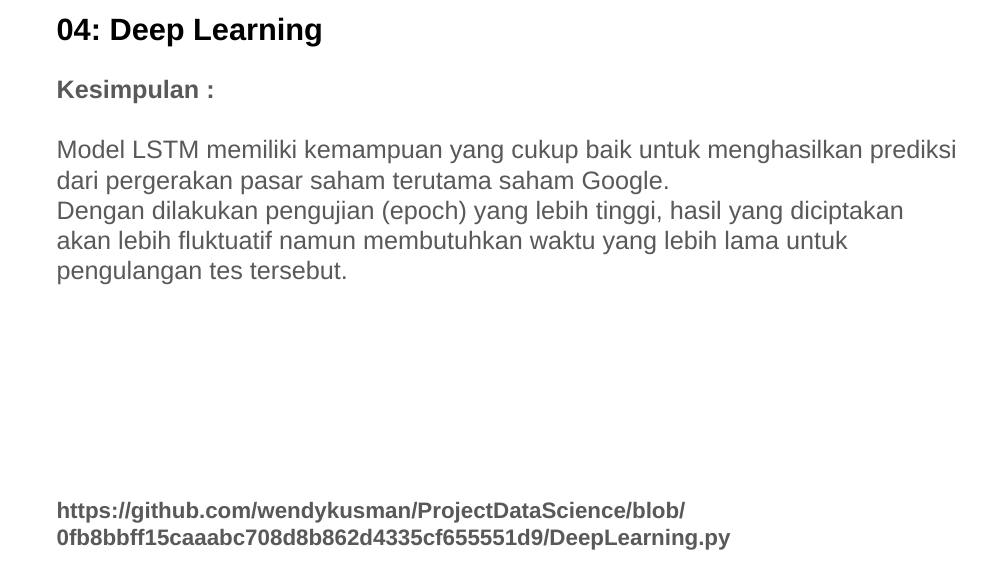
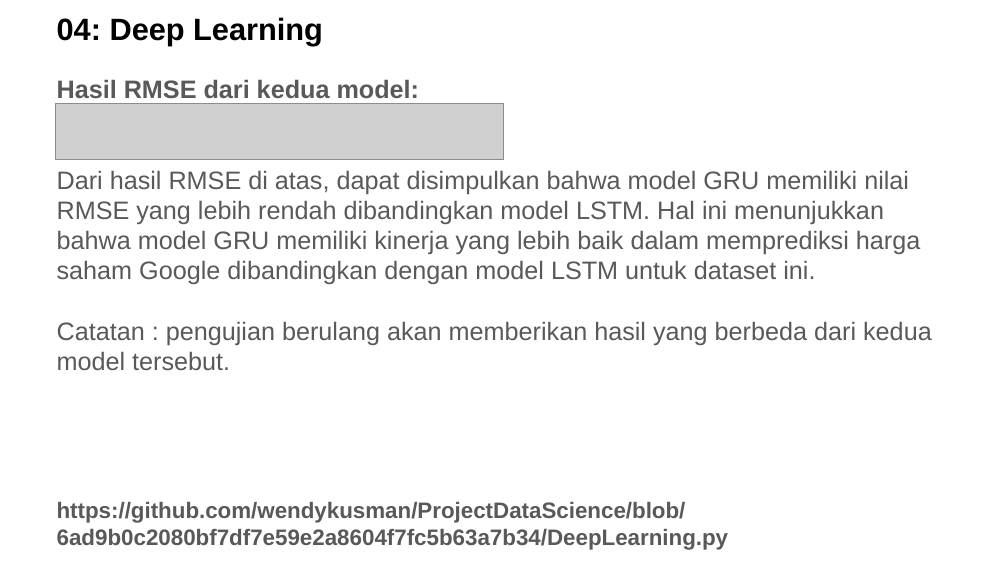
Before and after one commit to wendykusman/ProjectDataScience, a slide deck: slide 47 of DataScienceProject -Wendy Kusman.pptx (slide 42 before the commit). Drawn at 1008x567 pixels with LibreOffice and Linux fonts; fonts in the diff are those of the drawing; grey boxes stand for pictures; background and template pictures are left out. Boxes give left, top, right and bottom in pixels: in the first picture for what was removed or moved away, otherwise in the second. Text is boxed around its words. In the diff, an @@ line names an element or a change of style, - is before the commit and + after.

```diff
--- a/DataScienceProject -Wendy Kusman.pptx
+++ b/DataScienceProject -Wendy Kusman.pptx
@@ text at [57,79,932,550]: text changed @@
-Kesimpulan :
-Model LSTM memiliki kemampuan yang cukup baik untuk menghasilkan prediksi dari pergerakan pasar saham terutama saham Google.
-Dengan dilakukan pengujian (epoch) yang lebih tinggi, hasil yang diciptakan akan lebih fluktuatif namun membutuhkan waktu yang lebih lama untuk pengulangan tes tersebut.
-https://github.com/wendykusman/ProjectDataScience/blob/0fb8bbff15caaabc708d8b862d4335cf655551d9/DeepLearning.py
+Hasil RMSE dari kedua model:
+Dari hasil RMSE di atas, dapat disimpulkan bahwa model GRU memiliki nilai RMSE yang lebih rendah dibandingkan model LSTM. Hal ini menunjukkan bahwa model GRU memiliki kinerja yang lebih baik dalam memprediksi harga saham Google dibandingkan dengan model LSTM untuk dataset ini.
+Catatan : pengujian berulang akan memberikan hasil yang berbeda dari kedua model tersebut.
+https://github.com/wendykusman/ProjectDataScience/blob/6ad9b0c2080bf7df7e59e2a8604f7fc5b63a7b34/DeepLearning.py
@@ picture added at [55,103,504,159] @@
```
Also in this commit, not shown: 8 other slides changed, 7 slides added, 2 slides removed.
